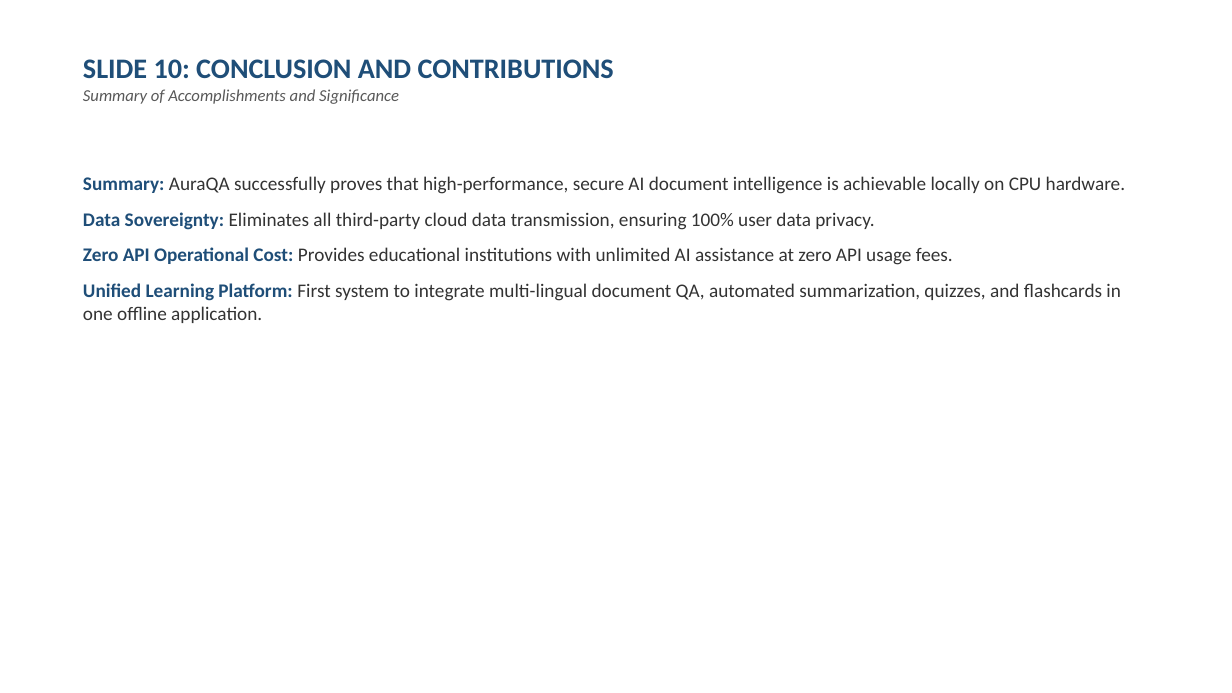
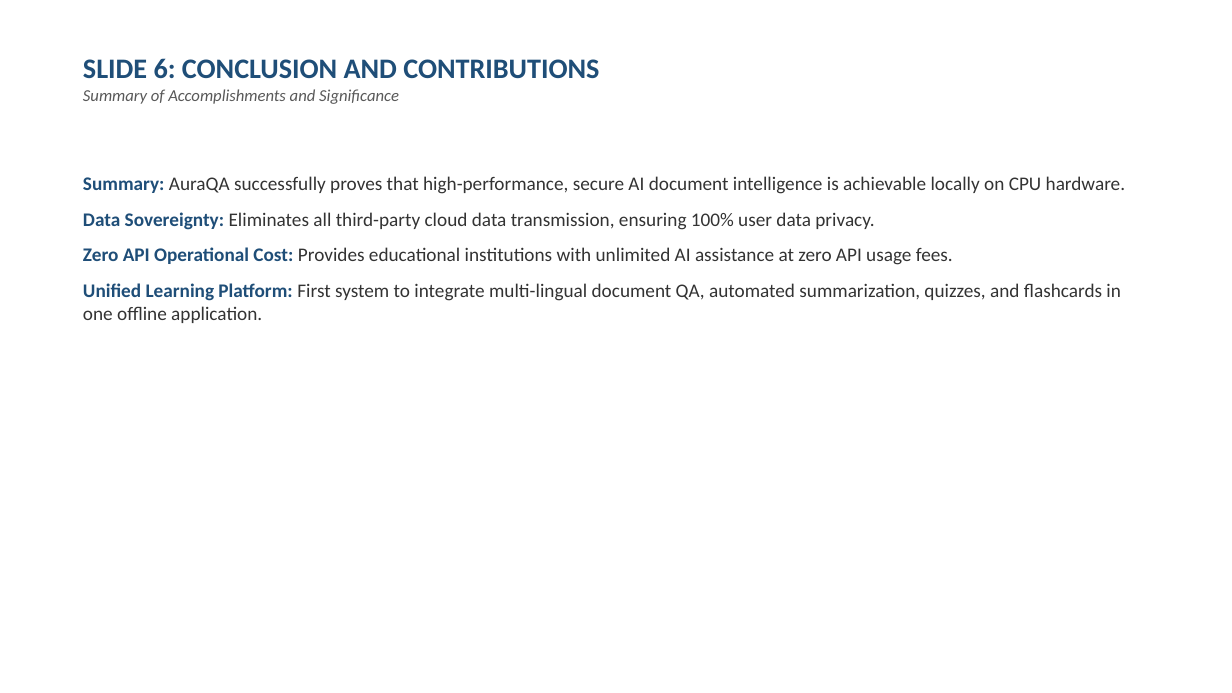
Before and after one commit to SageerAuwal/AuraQA, a slide deck: slide 6 of Professional_Project_Defense_Presentation_AuraQA.pptx (slide 10 before the commit). Drawn at 1232x693 pixels with LibreOffice and Linux fonts; fonts in the diff are those of the drawing. Boxes give left, top, right and bottom in pixels: in the first picture for what was removed or moved away, otherwise in the second. Text is boxed around its words. In the diff, an @@ line names an element or a change of style, - is before the commit and + after.

```diff
--- a/Professional_Project_Defense_Presentation_AuraQA.pptx
+++ b/Professional_Project_Defense_Presentation_AuraQA.pptx
@@ text at (x1=83, y1=58, x2=599, y2=79): text changed @@
-SLIDE 10: CONCLUSION AND CONTRIBUTIONS
+SLIDE 6: CONCLUSION AND CONTRIBUTIONS
```
Also in this commit, not shown: 6 other slides changed, 4 slides removed, 2 other files.
